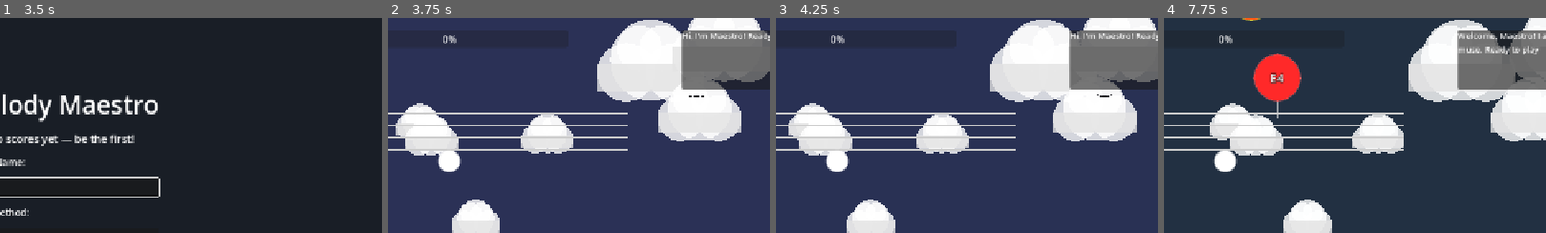
Above: before the commit, frames 1-4 (left to right).
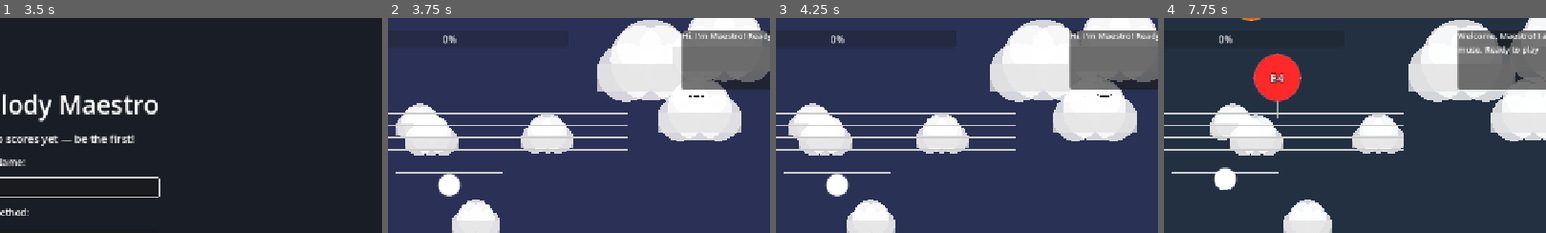
Above: after the commit, the same moments.

Repository: samperk1/melody-maestro
Game: Godot game, scene res://scenes/main_game.tscn
Same seed, same stepped clock (60 frames per second), same inputs: the game is played once before the commit and once after it.
Inputs (mouse positions are % of the whole screen's width and height, from its top left):
- Up to frame 1 (3.5 s): click (50, 39) at 0.52 s; type "Alex" at 0.6 s; click "RESTART" at 1.25 s; click "RESTART" at 2 s; click "RESTART" at 2.75 s
- Up to frame 2 (3.75 s): click "START GAME" at 3.5 s
- Up to frame 3 (4.25 s): no input
- Up to frame 4 (7.75 s): tap Enter at 4.25 s; move the mouse to (72, 45) at 4.27 s; hold D 4.28-5.03 s; tap E at 4.35 s; click (72, 45) at 4.42 s; move the mouse to (30, 55) at 5.02 s; hold S 5.03-5.78 s; tap F at 5.1 s; move the mouse to (60, 28) at 5.77 s; hold D 5.78-6.53 s; tap T at 5.85 s; move the mouse to (45, 70) at 6.52 s; hold W 6.53-7.28 s; tap G at 6.6 s; click (45, 70) at 6.67 s; move the mouse to (80, 65) at 7.27 s; hold A from 7.28 s (still down); tap Y at 7.35 s
The pictures show only the part of the screen within x 42-92%, y 0-50%; the shares and areas given below are measured in that part.

Frame 1 is identical in both runs. In frame 2, 1.3% of the frame differs, in the area x 2-30%, y 61-84%; in frame 3, 1.2%; in frame 4, 1.1%.

Commit message:
Add GitHub Pages web build and fix musical staff display
- Export web build to docs/ (index.html + wasm/js/pck assets)
- Add coi-serviceworker.js so GitHub Pages can serve the Godot 4 web
  export (works around the SharedArrayBuffer COOP/COEP header requirement)
- Fix music_staff.gd: replace broken chromatic formula with correct
  diatonic treble-clef mapping; add ledger lines and note name label
- Fix main_game.gd: staff now shows the note currently falling rather
  than previewing the next note
- Add DEPLOY.md: step-by-step GitHub Pages deployment guide
- Update README and DEV_NOTES to reflect web build and staff fixes

Co-Authored-By: Claude Sonnet 4.6 <noreply@anthropic.com>

Diff:
--- a/scripts/main_game.gd
+++ b/scripts/main_game.gd
@@ -234,6 +234,12 @@
 	var notes = current_song_data["notes"][song_index]
 	var current_level = GameManager.current_level_index
 
+	# Show the note that is about to fall on the staff
+	if notes is Array:
+		music_staff.set_note(notes[0])
+	else:
+		music_staff.set_note(notes)
+
 	# Monster probability logic: Increases by level
 	var monster_prob = clamp(float(current_level) * 0.05, 0.0, 1.0)
 
@@ -249,12 +255,6 @@
 		_create_balloon(notes, current_speed, roll_monster)
 
 	song_index += 1
-	if song_index < current_song_data["notes"].size():
-		var next_notes = current_song_data["notes"][song_index]
-		if next_notes is Array:
-			music_staff.set_note(next_notes[0])
-		else:
-			music_staff.set_note(next_notes)
 
 func _create_balloon(note: int, speed: float, is_monster: bool):
 	var x_pos = keyboard.get_key_x(note)
--- a/scripts/music_staff.gd
+++ b/scripts/music_staff.gd
@@ -2,34 +2,68 @@
 
 @onready var note_head = $NoteHead
 
+# Treble clef staff: lines at E4(64) G4(67) B4(71) D5(74) F5(77)
+const LINE_SPACING = 20.0
+const START_Y = 60.0
+const BOTTOM_LINE_Y = 140.0  # E4 sits on the bottom (5th) staff line
+const STEP_PX = 10.0         # pixels per diatonic step (half a line gap)
+# Maps chromatic pitch class → diatonic step within octave (C=0 … B=6)
+const CHROMA_TO_DIATONIC = {0:0, 1:0, 2:1, 3:1, 4:2, 5:3, 6:3, 7:4, 8:4, 9:5, 10:5, 11:6}
+# E4 = MIDI 64: pitch class 4 → diatonic 2, octave-group = 64/12 = 5 → 2 + 5*7 = 37
+const E4_DIATONIC = 37
+const NOTE_NAMES = ["C","C#","D","D#","E","F","F#","G","G#","A","A#","B"]
+
+var _current_midi: int = 60
+var _note_label: Label
+
 func _ready():
-	# Initial position: Middle C
+	_note_label = Label.new()
+	_note_label.horizontal_alignment = HORIZONTAL_ALIGNMENT_CENTER
+	_note_label.add_theme_font_size_override("font_size", 16)
+	_note_label.add_theme_color_override("font_color", Color.WHITE)
+	_note_label.set_anchors_preset(Control.PRESET_BOTTOM_WIDE)
+	_note_label.offset_top = -30
+	add_child(_note_label)
 	set_note(60)
 
+func _midi_center_y(midi_note: int) -> float:
+	var diatonic = CHROMA_TO_DIATONIC[midi_note % 12] + (midi_note / 12) * 7
+	return BOTTOM_LINE_Y - (diatonic - E4_DIATONIC) * STEP_PX
+
 func set_note(midi_note: int):
-	# Calculate vertical offset based on staff position
-	# MIDI 60 (C4) is on the first ledger line below the treble staff
-	# Treble staff lines: E4 (64), G4 (67), B4 (71), D5 (74), F5 (77)
-	# For simplicity, we'll just map roughly
-	var base_y = 100.0 # Middle of the control
-	var note_step = 10.0 # Distance between notes
+	_current_midi = midi_note
+	var center_y = _midi_center_y(midi_note)
+	# position.y sets the top-left of NoteHead; NoteHead is 40 px tall so subtract 20 for center
+	note_head.position.y = center_y - 20.0
 
-	# Mapping C4 (60) to a specific staff position
-	# This is a very basic visual approximation
-	var offset = (midi_note - 60) * -note_step / 2.0
-	note_head.position.y = base_y + offset
-
-	# Change color if it's a sharp
 	var is_sharp = (midi_note % 12) in [1, 3, 6, 8, 10]
 	note_head.modulate = Color.GOLD if is_sharp else Color.WHITE
 
+	var octave = (midi_note / 12) - 1  # MIDI standard: C4=60 → octave 4
+	_note_label.text = NOTE_NAMES[midi_note % 12] + str(octave)
+
+	queue_redraw()
+
 func _draw():
-	# Draw the 5 staff lines
 	var line_color = Color(0.8, 0.8, 0.8, 1.0)
 	var line_width = 2.0
-	var line_spacing = 20.0
-	var start_y = 60.0
 
+	# 5 treble-clef staff lines
 	for i in range(5):
-		var y = start_y + i * line_spacing
+		var y = START_Y + i * LINE_SPACING
 		draw_line(Vector2(0, y), Vector2(size.x, y), line_color, line_width)
+
+	# Ledger lines for notes outside the staff (e.g. middle C below, high notes above)
+	var center_y = _midi_center_y(_current_midi)
+	var ledger_x0 = size.x * 0.35
+	var ledger_x1 = size.x * 0.65
+	# Below the staff: draw a ledger line for each staff-line position below bottom line
+	var y = BOTTOM_LINE_Y + LINE_SPACING
+	while center_y >= y - STEP_PX:
+		draw_line(Vector2(ledger_x0, y), Vector2(ledger_x1, y), line_color, line_width)
+		y += LINE_SPACING
+	# Above the staff: draw ledger lines above the top line
+	y = START_Y - LINE_SPACING
+	while center_y <= y + STEP_PX:
+		draw_line(Vector2(ledger_x0, y), Vector2(ledger_x1, y), line_color, line_width)
+		y -= LINE_SPACING
Binary file added: docs/Melody Maestro.apple-touch-icon.png
Binary file added: docs/Melody Maestro.icon.png
Binary file added: docs/Melody Maestro.png
Not shown, added: DEPLOY.md
Not shown, changed: DEV_NOTES.md
Not shown, changed: README.md
Not shown, added: docs/Melody Maestro.audio.position.worklet.js
Not shown, added: docs/Melody Maestro.audio.worklet.js
Not shown, added: docs/Melody Maestro.js
Not shown, added: docs/Melody Maestro.pck
Not shown, added: docs/Melody Maestro.wasm
Not shown, added: docs/coi-serviceworker.js
(and 1 more such lines)
